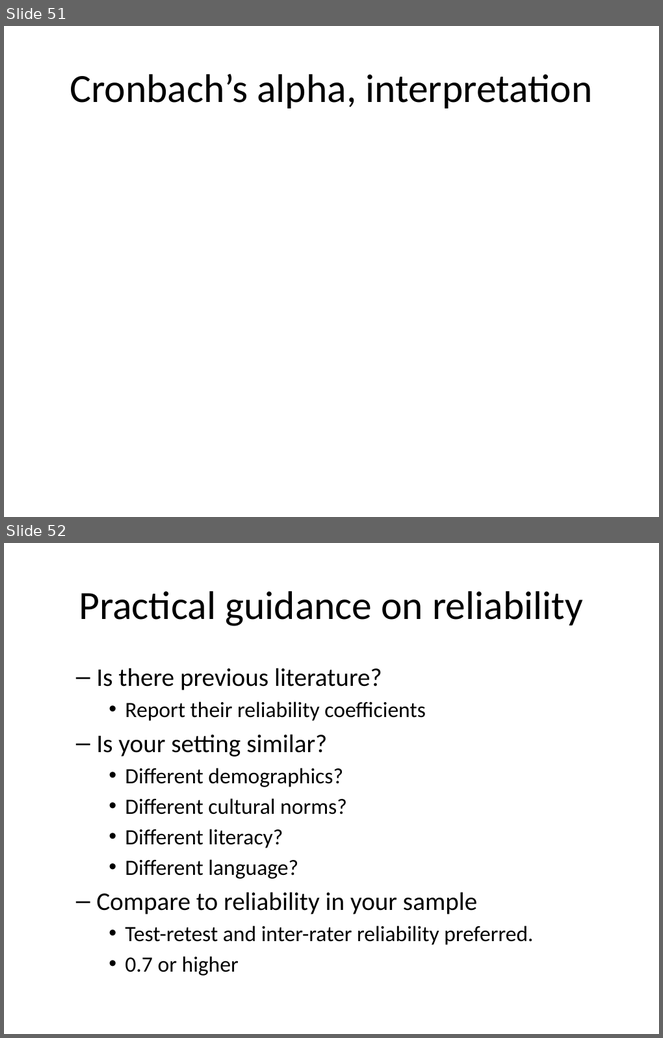
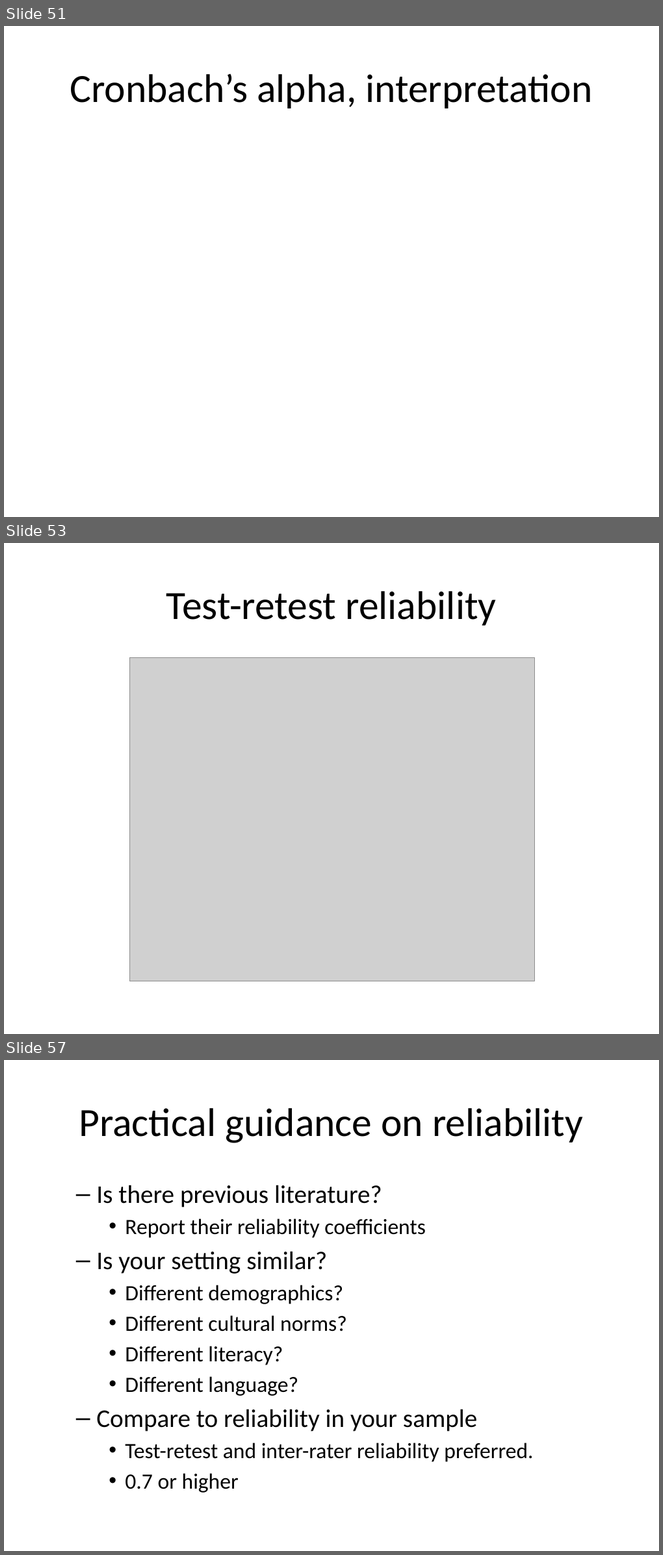
Before and after one commit to pmean/classes, a slide deck: clinical-research-methodology/results/video09-slides-and-speaker-notes.pptx. Shown one above the other, each under a label of ours: slides 51 and 52 before the commit, slides 51, 53 and 57 after it; the slides between them are not shown. The pictures are 663x1038 and 663x1555 pixels, drawn with LibreOffice and Linux fonts; fonts in the diff are those of the drawing; grey boxes stand for pictures. Boxes give left, top, right and bottom in pixels: in the first picture for what was removed or moved away, otherwise in the second. Text is boxed around its words. In the diff, an @@ line names an element or a change of style, - is before the commit and + after.

```diff
--- a/clinical-research-methodology/results/video09-slides-and-speaker-notes.pptx
+++ b/clinical-research-methodology/results/video09-slides-and-speaker-notes.pptx
@@ slide 53 added at [4, 543, 659, 1034], background #FFFFFF @@
@@ title added at [166, 591, 496, 626], 44 pt, text #000000 @@
+Test-retest reliability
@@ picture added at [130, 657, 534, 981] @@
@@ what was slide 52 is now slide 57 @@
```
Also in this commit, not shown: 3 slides changed, 4 other slides added, 9 other files.
